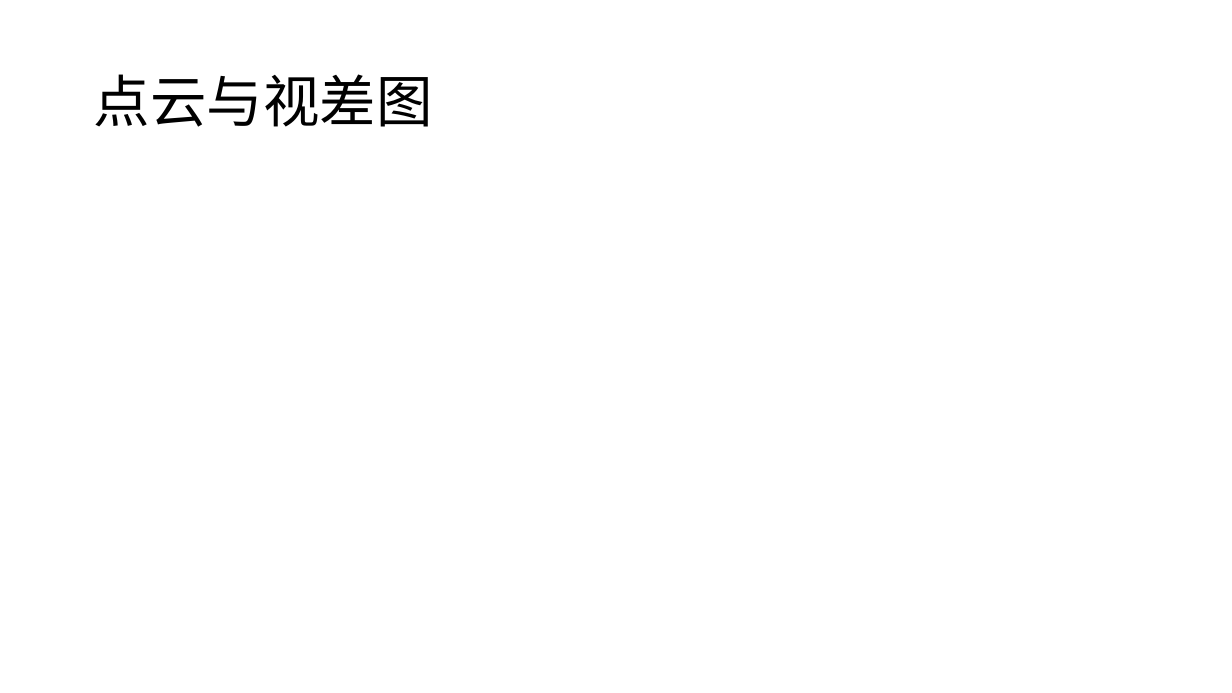
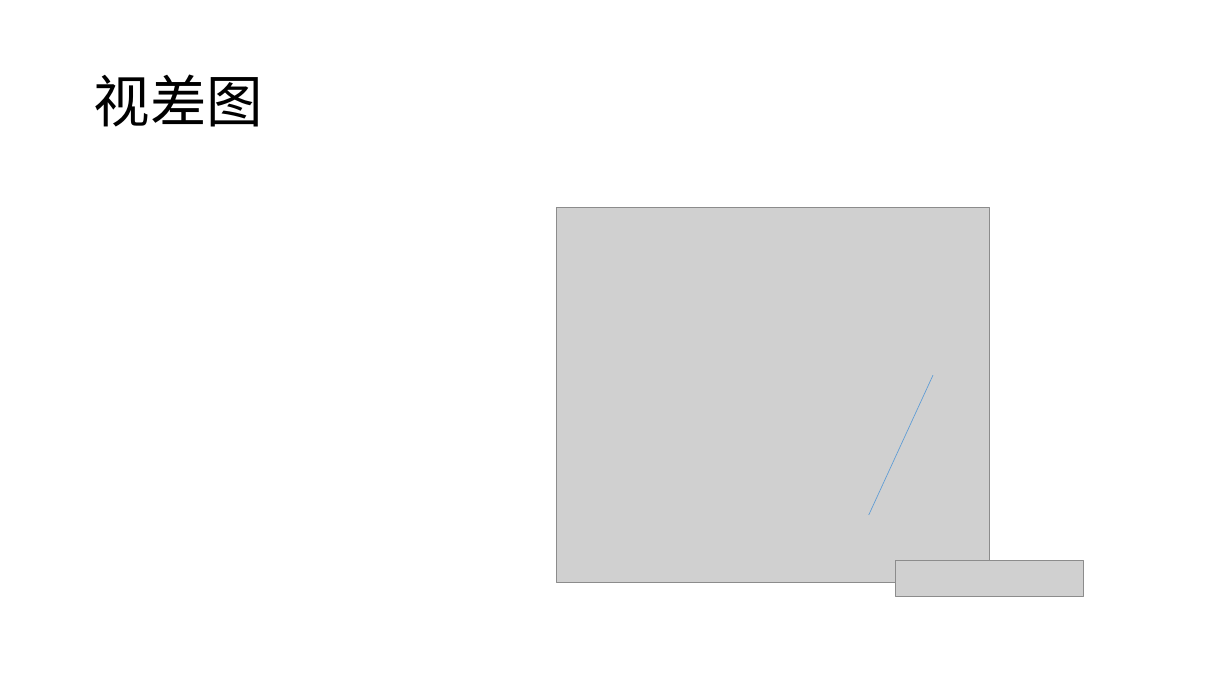
Before and after one commit to foamliu/computer_vision, a slide deck: slide 6 of CV.pptx. Drawn at 1232x693 pixels with LibreOffice and Linux fonts; fonts in the diff are those of the drawing; grey boxes stand for pictures. Boxes give left, top, right and bottom in pixels: in the first picture for what was removed or moved away, otherwise in the second. Text is boxed around its words. In the diff, an @@ line names an element or a change of style, - is before the commit and + after.

```diff
--- a/CV.pptx
+++ b/CV.pptx
@@ title at [94, 74, 263, 127]: text changed @@
-点云与视差图
+视差图
@@ picture added at [556, 208, 990, 583] @@
@@ line added from (869, 515) to (933, 375), #5B9BD5 0.5 pt @@
@@ picture added at [897, 561, 1084, 597] @@
```
Also in this commit, not shown: 4 other slides changed, 1 other file.
